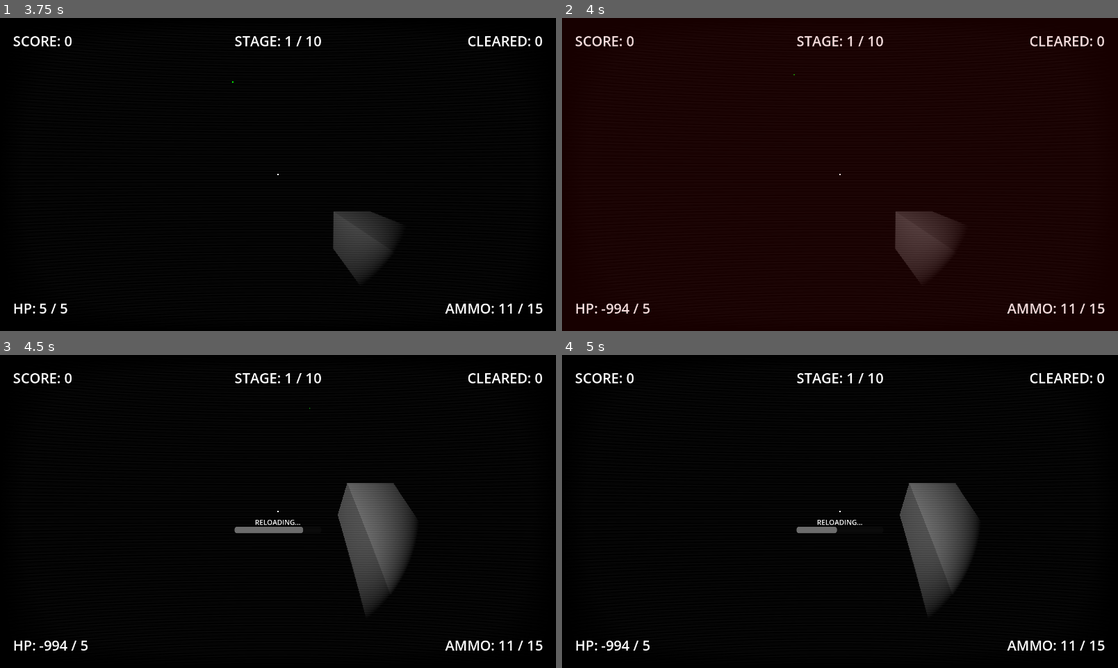
Above: before the commit, frames 1-4 (two rows, left to right).
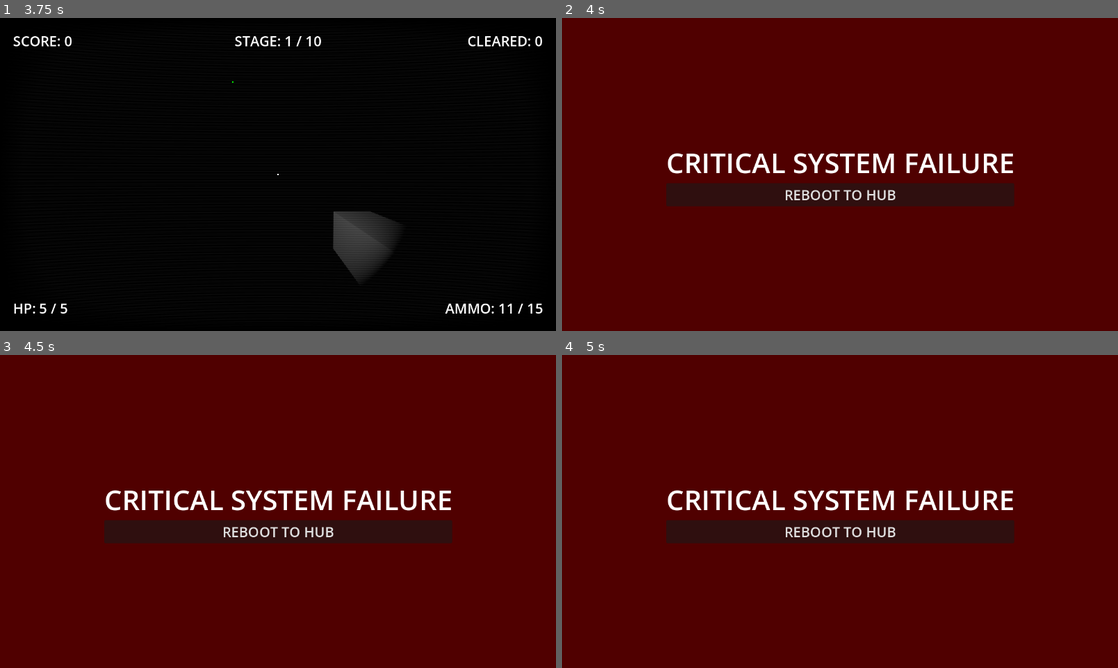
Above: after the commit, the same moments.

Repository: EnderiousGaming/R0-0TRoguelike
Game: Godot game, scene res://scenes/world_a.tscn
Same seed, same stepped clock (60 frames per second), same inputs: the game is played once before the commit and once after it. This scene is started directly instead of the project's main scene.
Inputs (mouse positions are in pixels of both pictures, inside the frame that each line leads up to):
- Up to frame 1 (3.75 s): move the mouse to (305, 174) at 0.52 s; hold U (reroll_uplink, bound only after the commit) from 0.53 s (still down); right-click (305, 174) at 0.6 s; click (305, 174) at 0.67 s; tap Space (jump) at 0.77, 1.52, 3.02 s; move the mouse to (250, 174) at 1.27 s; tap E (interact) at 1.35, 3.6 s; move the mouse to (289, 168) at 2.02 s; press the mouse at (289, 168) at 2.03 s; move the mouse to (272, 180) at 2.77 s; release the mouse at (272, 180) at 2.78 s; right-click (272, 180) at 2.85 s; click (272, 180) at 2.92 s; move the mouse to (316, 177) at 3.52 s
- Up to frame 2 (4 s): keep holding U (reroll_uplink, bound only after the commit); tap Space (jump) at 3.77 s
- Up to frame 3 (4.5 s): keep holding U (reroll_uplink, bound only after the commit); tap R (reload) at 4.15 s; move the mouse to (233, 508) at 4.27 s; click (233, 508) at 4.35 s
- Up to frame 4 (5 s): keep holding U (reroll_uplink, bound only after the commit); tap Space (jump) at 4.52 s

Frame 1 is identical in both runs. In frame 2, 96% of the frame differs, in the area x 0-100%, y 0-100%; in frame 3, 100%; in frame 4, 100%.

Commit message:
Finished logic for new upgrades

Diff:
--- a/project.godot
+++ b/project.godot
@@ -122,6 +122,11 @@
 "events": [Object(InputEventKey,"resource_local_to_scene":false,"resource_name":"","device":-1,"window_id":0,"alt_press …(192 unchanged characters)…
 ]
 }
+reroll_uplink={
+"deadzone": 0.2,
+"events": [Object(InputEventKey,"resource_local_to_scene":false,"resource_name":"","device":-1,"window_id":0,"alt_pressed":false,"shift_pressed":false,"ctrl_pressed":false,"meta_pressed":false,"pressed":false,"keycode":0,"physical_keycode":85,"key_label":0,"unicode":117,"location":0,"echo":false,"script":null)
+]
+}
 
 [physics]
 
--- /dev/null
+++ b/scenes/score_drop.tscn
@@ -0,0 +1,41 @@
+[gd_scene format=3 uid="uid://bwx7tcu51lhy3"]
+
+[ext_resource type="Script" uid="uid://dhssd6s2u4rgf" path="res://scripts/score_drop.gd" id="1_ro78a"]
+
+[sub_resource type="StandardMaterial3D" id="StandardMaterial3D_bw4fo"]
+albedo_color = Color(0, 1, 1, 1)
+emission_enabled = true
+emission = Color(0, 1, 1, 1)
+emission_energy_multiplier = 1.5
+
+[sub_resource type="SphereMesh" id="SphereMesh_e3vo6"]
+material = SubResource("StandardMaterial3D_bw4fo")
+
+[sub_resource type="SphereShape3D" id="SphereShape3D_ro78a"]
+
+[sub_resource type="SphereShape3D" id="SphereShape3D_lwxkr"]
+
+[node name="ScoreDrop" type="RigidBody3D" unique_id=1948118805]
+collision_mask = 3
+script = ExtResource("1_ro78a")
+
+[node name="MeshInstance3D" type="MeshInstance3D" parent="." unique_id=582218007]
+transform = Transform3D(0.25, 0, 0, 0, 0.25, 0, 0, 0, 0.25, 0, 0, 0)
+mesh = SubResource("SphereMesh_e3vo6")
+
+[node name="OmniLight3D" type="OmniLight3D" parent="MeshInstance3D" unique_id=440980900]
+light_color = Color(0, 1, 1, 1)
+omni_range = 1.0
+
+[node name="PickupZone" type="Area3D" parent="." unique_id=2011802209]
+collision_mask = 3
+
+[node name="CollisionShape3D" type="CollisionShape3D" parent="PickupZone" unique_id=1473478764]
+transform = Transform3D(0.5, 0, 0, 0, 0.5, 0, 0, 0, 0.5, 0, 0, 0)
+shape = SubResource("SphereShape3D_ro78a")
+
+[node name="CollisionShape3D" type="CollisionShape3D" parent="." unique_id=1284496431]
+transform = Transform3D(0.33, 0, 0, 0, 0.33, 0, 0, 0, 0.33, 0, 0, 0)
+shape = SubResource("SphereShape3D_lwxkr")
+
+[connection signal="body_entered" from="PickupZone" to="." method="_on_pickup_zone_body_entered"]
--- a/scripts/artillery_enemy.gd
+++ b/scripts/artillery_enemy.gd
@@ -3,6 +3,7 @@
 # --- PRELOADS & CONSTANTS ---
 const PROJECTILE = preload("res://scenes/enemy_projectile.tscn")
 const DAMAGE_NUMBER = preload("res://scenes/damage_number.tscn")
+const SCORE_DROP = preload("res://scenes/score_drop.tscn")
 
 # --- ENEMY STATS ---
 var health = 2 # Weaker than the melee brutes
@@ -82,7 +83,17 @@
 		die()
 
 func die():
-	# Reward the player and notify the run manager
-	RunManager.score += 300
+	# 1. Spawn the physical drop
+	var drop_instance = SCORE_DROP.instantiate()
+
+	# Pass any specific value you want (e.g., Bosses drop more)
+	drop_instance.point_value = 300
+
 	RunManager.enemies_defeated_this_room += 1
+
+	# Use call_deferred to safely add it to the world, just like we did with Aureus
+	get_parent().call_deferred("add_child", drop_instance)
+	drop_instance.set_deferred("global_position", global_position + Vector3(0, 0.5, 0))
+
+	# 2. Delete the enemy
 	queue_free()
--- a/scripts/boss.gd
+++ b/scripts/boss.gd
@@ -2,6 +2,7 @@
 
 const PROJECTILE = preload("res://scenes/enemy_projectile.tscn")
 const DAMAGE_NUMBER = preload("res://scenes/damage_number.tscn")
+const SCORE_DROP = preload("res://scenes/score_drop.tscn")
 
 # --- BOSS STATS ---
 var max_health = 100
@@ -161,13 +162,20 @@
 		die()
 
 func die():
-	RunManager.score += 5000
-	print("SYSTEM: AUREUS DEFEATED. ALPHA CLEAR!")
+	# 1. Spawn the physical drop
+	var drop_instance = SCORE_DROP.instantiate()
 
-	# 1. Hide the boss mesh and disable his hitboxes immediately so he stops fighting
-	visible = false
-	$CollisionShape3D.set_deferred("disabled", true)
-	laser_hitbox.set_deferred("disabled", true)
+	# Pass any specific value you want (e.g., Bosses drop more)
+	drop_instance.point_value = 5000
+
+	RunManager.enemies_defeated_this_room += 1
+
+	# Use call_deferred to safely add it to the world, just like we did with Aureus
+	get_parent().call_deferred("add_child", drop_instance)
+	drop_instance.set_deferred("global_position", global_position + Vector3(0, 0.5, 0))
+
+	# 2. Delete the enemy
+	queue_free()
 
 	# 2. Add a dramatic 3-second pause so the player sees the final damage number
 	await get_tree().create_timer(3.0).timeout
--- a/scripts/enemy.gd
+++ b/scripts/enemy.gd
@@ -2,6 +2,7 @@
 
 # --- PRELOADS & CONSTANTS ---
 const DAMAGE_NUMBER = preload("res://scenes/damage_number.tscn")
+const SCORE_DROP = preload("res://scenes/score_drop.tscn")
 
 # --- ENEMY STATS ---
 var health = 4
@@ -108,12 +109,17 @@
 		die()
 
 func die():
-	# Reward the player and notify the run manager
-	RunManager.score += 100
+	# 1. Spawn the physical drop
+	var drop_instance = SCORE_DROP.instantiate()
+
+	# Pass any specific value you want (e.g., Bosses drop more)
+	drop_instance.point_value = 100
+
 	RunManager.enemies_defeated_this_room += 1
 
-	# MODIFIER: LIFESTEAL
-	if RunManager.has_lifesteal and RunManager.current_health < RunManager.max_health:
-		RunManager.current_health += 1
+	# Use call_deferred to safely add it to the world, just like we did with Aureus
+	get_parent().call_deferred("add_child", drop_instance)
+	drop_instance.set_deferred("global_position", global_position + Vector3(0, 0.5, 0))
 
+	# 2. Delete the enemy
 	queue_free()
--- a/scripts/player.gd
+++ b/scripts/player.gd
@@ -116,6 +116,33 @@
 	if OS.is_debug_build() and event.is_action_pressed("debug_clear_level"):
 		force_level_clear()
 
+	# ==========================================
+	# UPLINK REROLL PROTOCOL
+	# ==========================================
+	if event.is_action_pressed("reroll_uplink"):
+
+		# 1. Are there even upgrades nearby to reroll?
+		var active_upgrades = get_tree().get_nodes_in_group("upgrades")
+
+		# We only want to allow rerolls on FREE Uplink items, not the 5000-point Shop items!
+		if active_upgrades.size() > 0 and active_upgrades[0].cost == 0:
+
+			# 2. Do we have rerolls left?
+			if RunManager.uplink_rerolls > 0:
+				RunManager.uplink_rerolls -= 1
+				print("SYSTEM: Uplink Reroll accepted. ", RunManager.uplink_rerolls, " remaining.")
+
+				# 3. Wipe the current free upgrades
+				get_tree().call_group("upgrades", "queue_free")
+
+				# 4. Trigger the spawn logic again
+				var world_scene = get_tree().current_scene
+				if world_scene.has_method("spawn_upgrades"):
+					world_scene.spawn_upgrades()
+
+			else:
+				print("SYSTEM: Reroll failed. No Uplink Rerolls available.")
+
 func force_level_clear():
 	print("DEBUG: Sequence broken. Warping to The Golden Process...")
 
@@ -429,13 +456,15 @@
 		return
 
 	RunManager.current_health -= amount
-
 	health_display.text = "HP: " + str(RunManager.current_health)
 
 	# 1. Trigger the Visual Flash
 	flash_damage_screen()
 
-	# Add this alongside your take_damage() function
+	# 2. Check for critical failure (THIS WAS MISSING!)
+	if RunManager.current_health <= 0:
+		die()
+
 func apply_hazard_buff():
 	# Example 1: Healing
 	if RunManager.current_health < RunManager.max_health:
@@ -444,9 +473,6 @@
 
 	# Example 2: You could also trigger a temporary fire-rate or speed multiplier here!
 	# (Just remember to set a timer to turn the buff off if they leave the hazard zone)
-
-	if RunManager.current_health <= 0:
-		die()
 
 func flash_damage_screen():
 	# If a tween is already running from a previous hit, kill it so they don't fight
--- /dev/null
+++ b/scripts/score_drop.gd
@@ -0,0 +1,28 @@
+extends RigidBody3D
+
+var point_value = 100
+var magnet_force = 80.0 # Adjust this to make the Courier magnet pull harder/softer
+var player = null
+
+func _ready():
+	player = get_tree().get_first_node_in_group("player")
+
+	# Blast the drop upward and slightly outward when it spawns!
+	var random_dir = Vector3(randf_range(-2, 2), 6.0, randf_range(-2, 2))
+	apply_impulse(random_dir)
+
+func _physics_process(_delta):
+	# ==========================================
+	# THE COURIER PROTOCOL LOGIC (PHYSICS BASED)
+	# ==========================================
+	if RunManager.has_courier_protocol and is_instance_valid(player):
+		# Create a powerful physical vacuum pulling the drop to R0-0T
+		var dir = global_position.direction_to(player.global_position)
+		apply_central_force(dir * magnet_force)
+
+# CRUCIAL: Connect this signal from the child 'PickupZone' Area3D, not the root!
+func _on_pickup_zone_body_entered(body):
+	if body.is_in_group("player"):
+		RunManager.score += point_value
+		print("SYSTEM: Points acquired. Current balance: ", RunManager.score)
+		queue_free()
--- a/scripts/world.gd
+++ b/scripts/world.gd
@@ -51,8 +51,8 @@
 
 	# 2. Vaporize remaining enemies to clear the arena
 	var remaining_enemies = get_tree().get_nodes_in_group("enemy")
-	for virus in remaining_enemies:
-		virus.queue_free()
+	for daemon in remaining_enemies:
+		daemon.queue_free()
 
 	# 3. Broadcast the secure message to the player
 	var player = get_tree().get_first_node_in_group("player")
Not shown, added: scripts/score_drop.gd.uid
